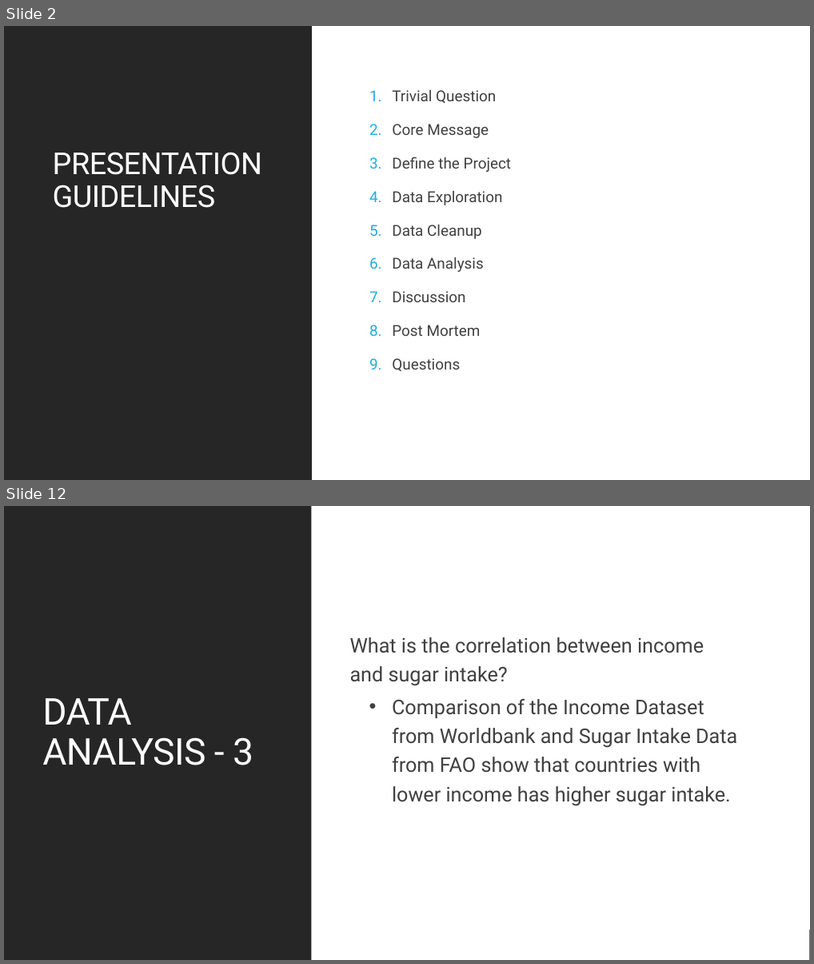
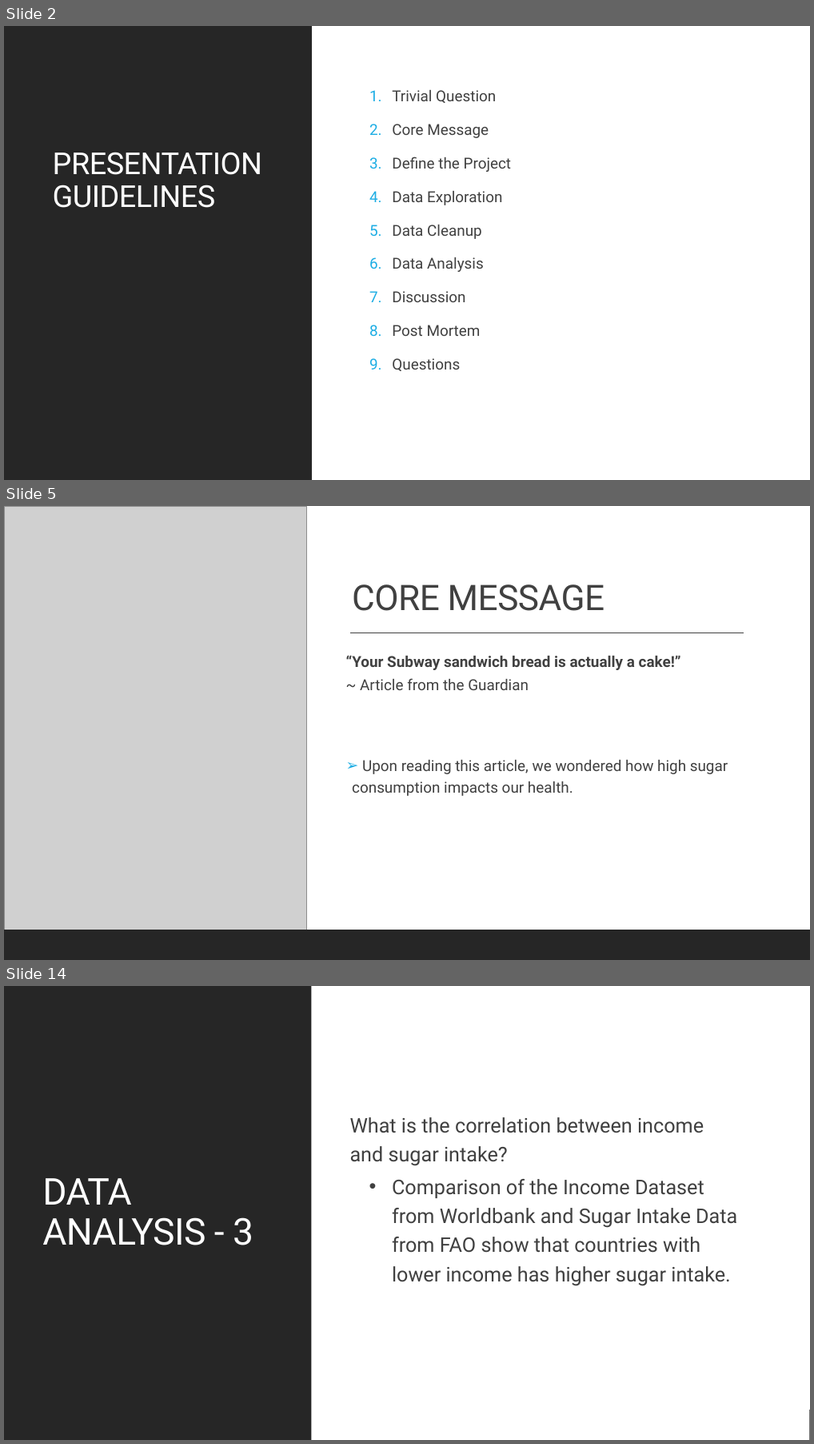
Before and after one commit to cbeachey/project1_influencers, a slide deck: Effects of Sugar Consumption.pptx. Shown one above the other, each under a label of ours: slides 2 and 12 before the commit, slides 2, 5 and 14 after it; the slides between them are not shown. The pictures are 814x964 and 814x1444 pixels, drawn with LibreOffice and Linux fonts; fonts in the diff are those of the drawing; grey boxes stand for pictures. Boxes give left, top, right and bottom in pixels: in the first picture for what was removed or moved away, otherwise in the second. Text is boxed around its words. In the diff, an @@ line names an element or a change of style, - is before the commit and + after.

```diff
--- a/Effects of Sugar Consumption.pptx
+++ b/Effects of Sugar Consumption.pptx
@@ slide 5 added at <box>4,506,810,960</box>, background #FFFFFF @@
@@ rectangle added at <box>4,506,810,960</box>, fill #FFFFFF @@
@@ picture added at <box>4,506,307,929</box> @@
@@ title added at <box>352,584,605,611</box>, 42 pt, text #404040 @@
+CORE MESSAGE
@@ line added from (350, 633) to (744, 633), #404040 1 pt @@
@@ text added at <box>346,655,728,796</box>, 18 pt, text #404040 @@
+“Your Subway sandwich bread is actually a cake!”
+~ Article from the Guardian
+➢ Upon reading this article, we wondered how high sugar consumption impacts our health.
@@ rectangle added at <box>4,929,810,960</box>, fill #262626 @@
@@ what was slide 12 is now slide 14 @@
```
Also in this commit, not shown: 11 slides changed, 2 other slides added, 2 slides removed, 6 other files.
